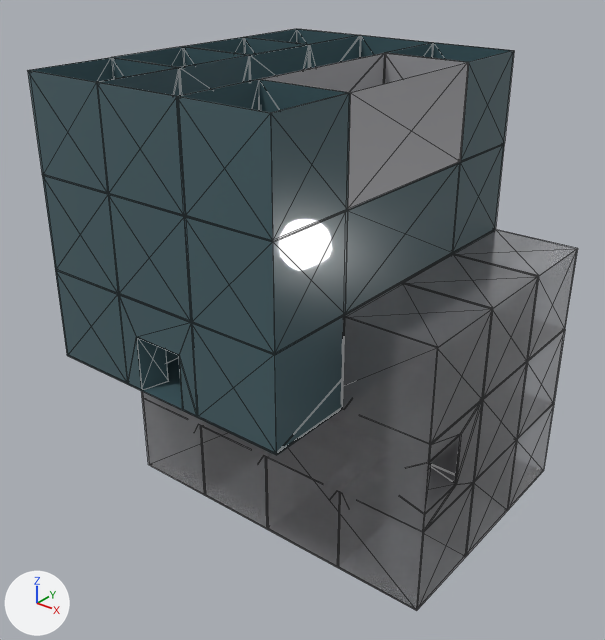
A saved change to the glTF model gallery/第十一组.glb.
Camera for both pictures: a camera (50 mm lens) standing at (0.0253, -0.0336, 0.0192) and looking at (-0.0006, -0.0011, -0.001). Every picture has the same lights, and +X, +Y and +Z are marked at lower left. The picture after the commit comes second. Mesh edges are drawn as thin lines.
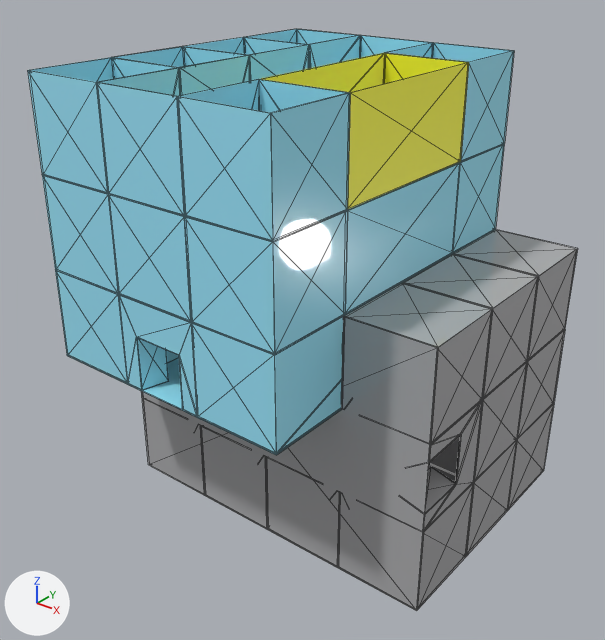
Where the change shows, as pixel boxes [x1, y1, x2, y2] in the pictures (605 x 640 px):
'Mesh_0', recoloured (dark cyan to cyan): [28, 29, 514, 455] in both
'Mesh_1', recoloured, surface changed: [141, 229, 578, 611] in both
'Mesh_2', recoloured (grey to yellow): [261, 53, 469, 209] in both

Patch to the scene script:
```diff
--- a/gallery/第十一组.glb.py
+++ b/gallery/第十一组.glb.py
@@ mat_material_0 @@
 mat_material_0 = principled_material('Material_0')
-mat_material_0.base_color = (0.0612, 0.117, 0.136)  # dark cyan #466067
+mat_material_0.base_color = (0.337, 0.823, 0.991)  # cyan #9deafe
 mat_material_0.roughness = 0.025
@@ mat_material_1 @@
 mat_material_1 = principled_material('Material_1')
-mat_material_1.base_color = (0.352, 0.352, 0.371)  # grey #a0a0a4
+mat_material_1.base_color = (0.423, 0.423, 0.434)  # grey #aeaeb0
 mat_material_1.roughness = 0.025
-mat_material_1.alpha = 0.502
-mat_material_1.transmission_weight = 0.498
 mat_material_1.coat_weight = 0.17
@@ mat_material_2 @@
 mat_material_2 = principled_material('Material_2')
-mat_material_2.base_color = (0.352, 0.352, 0.371)  # grey #a0a0a4
+mat_material_2.base_color = (1.0, 0.991, 0.0284)  # yellow #fffe2f
```
